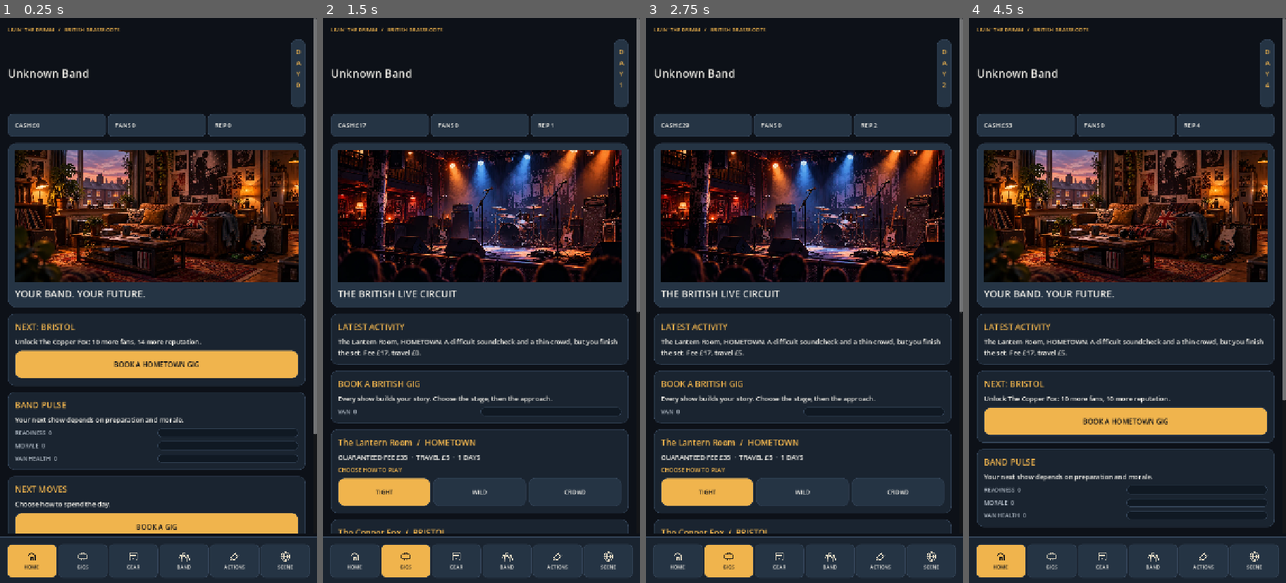
Above: before the commit, frames 1-4 (left to right).
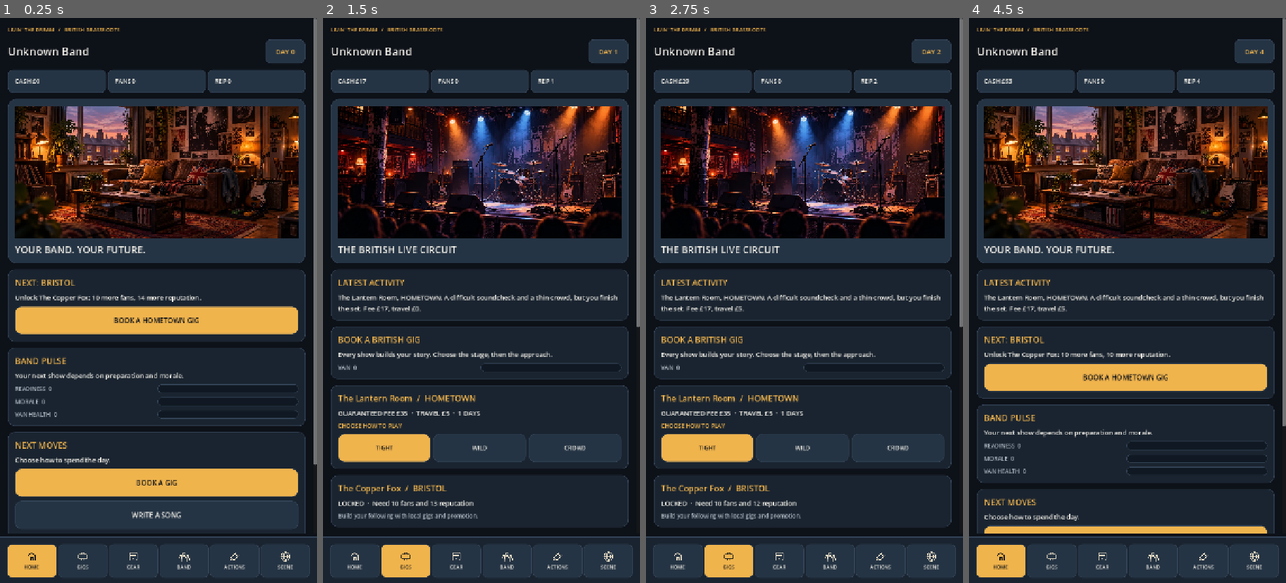
Above: after the commit, the same moments.

Repository: alimuir654-rgb/BandMaster
Game: Godot game, scene res://Scenes/CareerHub.tscn
Two runs of this game, one before a commit and one after it. Both use one fixed random seed, a clock stepped at 60 frames per second and the inputs below. This scene is started directly instead of the project's main scene.
Inputs (mouse positions are in pixels of both pictures, inside the frame that each line leads up to):
- Up to frame 1 (0.25 s): no input
- Up to frame 2 (1.5 s): click "BOOK A HOMETOWN GIG" at 0.5 s; click "TIGHT" at 1.25 s
- Up to frame 3 (2.75 s): click "TIGHT" at 2 s
- Up to frame 4 (4.5 s): click "WILD" at 2.75 s; click "CROWD" at 3.5 s; click (1000, 560) at 4.27 s

The runs differ from the first frame. In frame 1, 48% of the frame differs, in the area x 2-100%, y 3-92%; in frame 2, 36%; in frame 3, 36%; in frame 4, 43%.
Error before the commit: Invalid access to property or key 'band' on a base object of type 'Dictionary'. (res://Scripts/career_hub.gd:376)
Error after the commit: Invalid access to property or key 'band' on a base object of type 'Dictionary'. (res://Scripts/career_hub.gd:384)

Commit message:
fix: prevent portrait day counter wrapping and stretching header

Diff:
--- a/Scripts/career_hub.gd
+++ b/Scripts/career_hub.gd
@@ -156,12 +156,20 @@
  var band_data: Dictionary = save_data.get("band",{})
  var title := _label(row,str(band_data.get("name","Unknown Band")),25)
  title.size_flags_horizontal = Control.SIZE_EXPAND_FILL
- title.size_flags_stretch_ratio = 4
+ title.size_flags_stretch_ratio = 1
+ title.autowrap_mode = TextServer.AUTOWRAP_OFF
+ title.text_overrun_behavior = TextServer.OVERRUN_TRIM_ELLIPSIS
+ title.vertical_alignment = VERTICAL_ALIGNMENT_CENTER
  var day_panel := PanelContainer.new()
+ day_panel.custom_minimum_size = Vector2(92,48)
+ day_panel.size_flags_horizontal = Control.SIZE_SHRINK_END
  day_panel.add_theme_stylebox_override("panel",UI.style(UI.ALT,12))
  row.add_child(day_panel)
  var day := _label(day_panel,"DAY %d" % _num("tour_day"),15,UI.AMBER)
+ day.autowrap_mode = TextServer.AUTOWRAP_OFF
  day.horizontal_alignment = HORIZONTAL_ALIGNMENT_CENTER
+ day.vertical_alignment = VERTICAL_ALIGNMENT_CENTER
+ day.clip_text = true
  var stats := GridContainer.new()
  stats.columns = 3
  content.add_child(stats)
